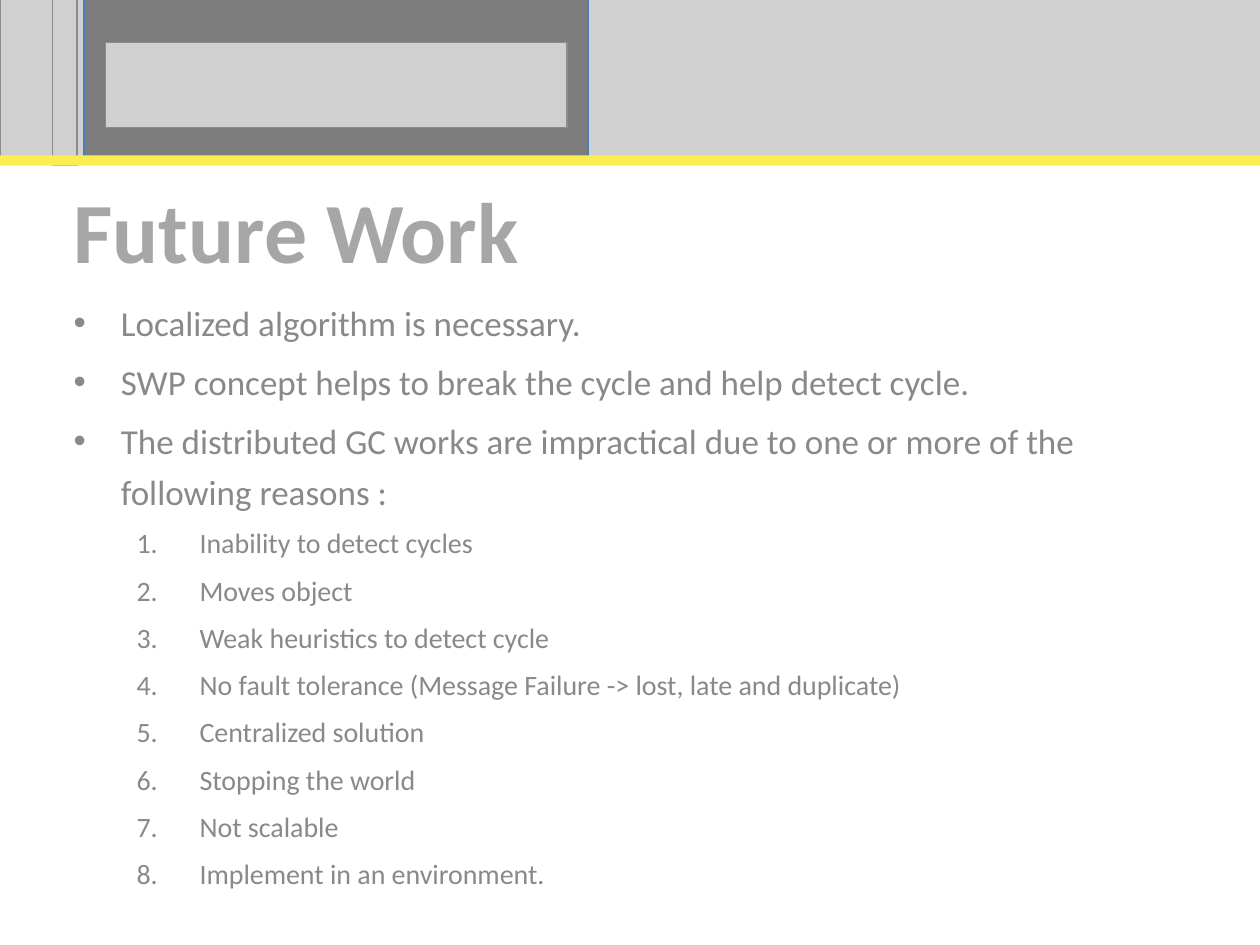
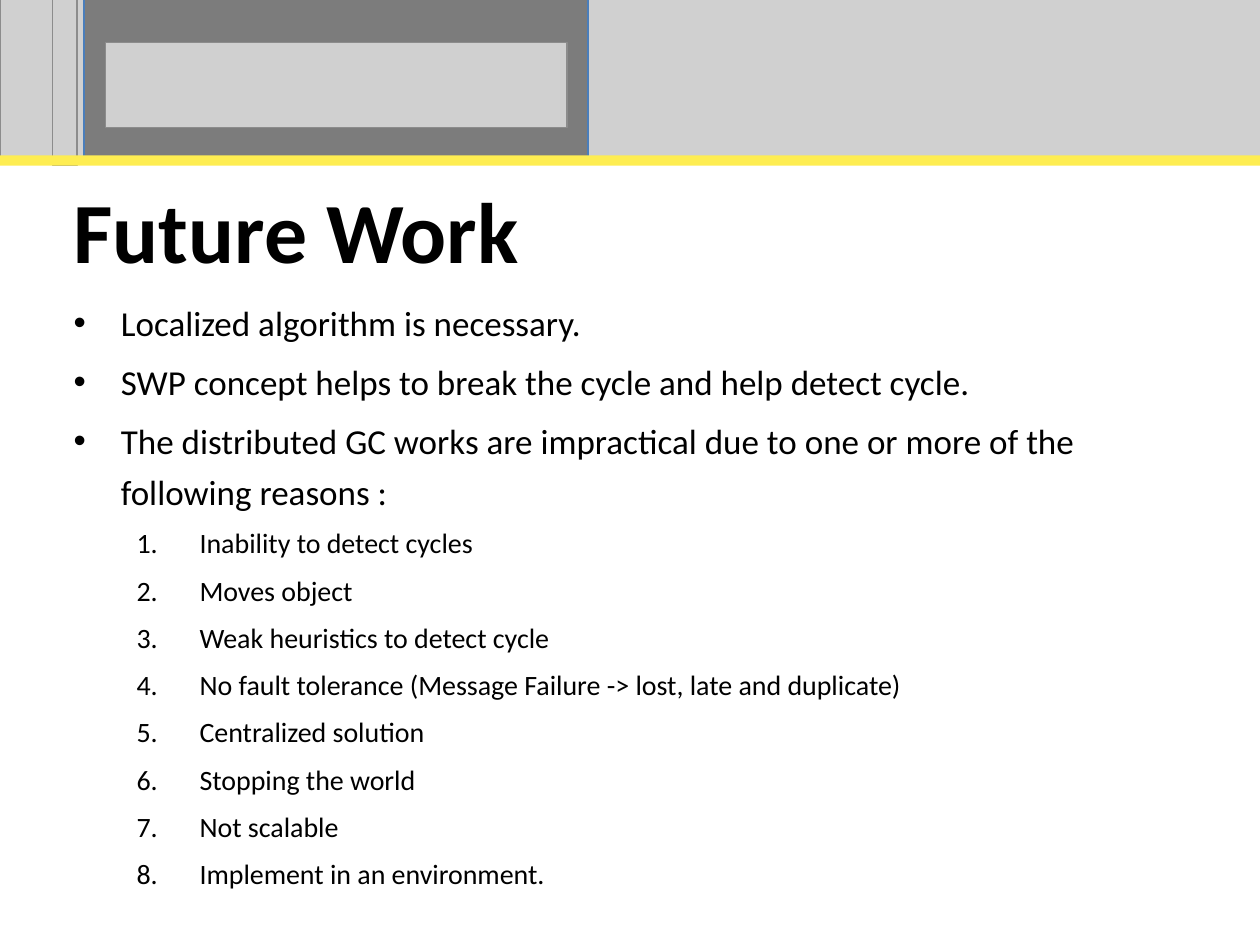
Before and after one commit to perpetualcoder/thesis, a slide deck: slide 49 of thesisppt/defense.ppt. Drawn at 1260x945 pixels with LibreOffice and Linux fonts; fonts in the diff are those of the drawing; grey boxes stand for pictures. Boxes give left, top, right and bottom in pixels: in the first picture for what was removed or moved away, otherwise in the second. Text is boxed around its words. In the diff, an @@ line names an element or a change of style, - is before the commit and + after.

```diff
--- a/thesisppt/defense.ppt
+++ b/thesisppt/defense.ppt
@@ title "Future Work" at [74,202,519,264]: text colour #A6A6A6 to #000000 @@
@@ subtitle "Localized algorithm is necessary." at [121,311,1074,889]: text colour #898989 to #000000; bullet colour #898989 to #000000 @@
```
Also in this commit, not shown: 20 other slides changed, 3 slides added, 4 slides removed, 8 other files.
